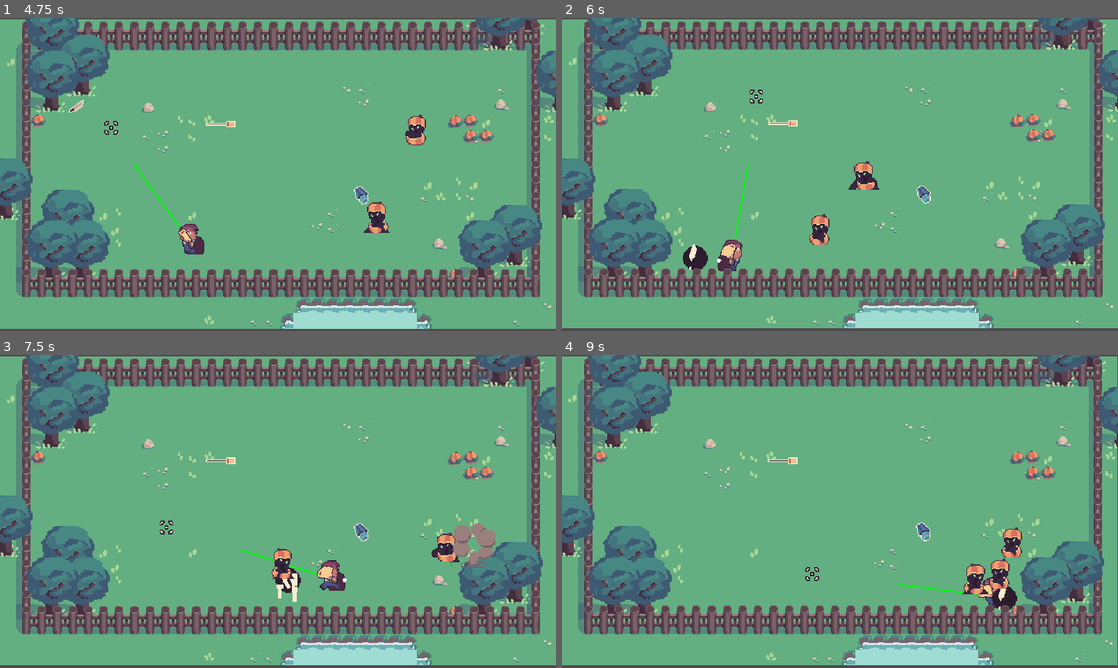
Above: before the commit, frames 1-4 (two rows, left to right).
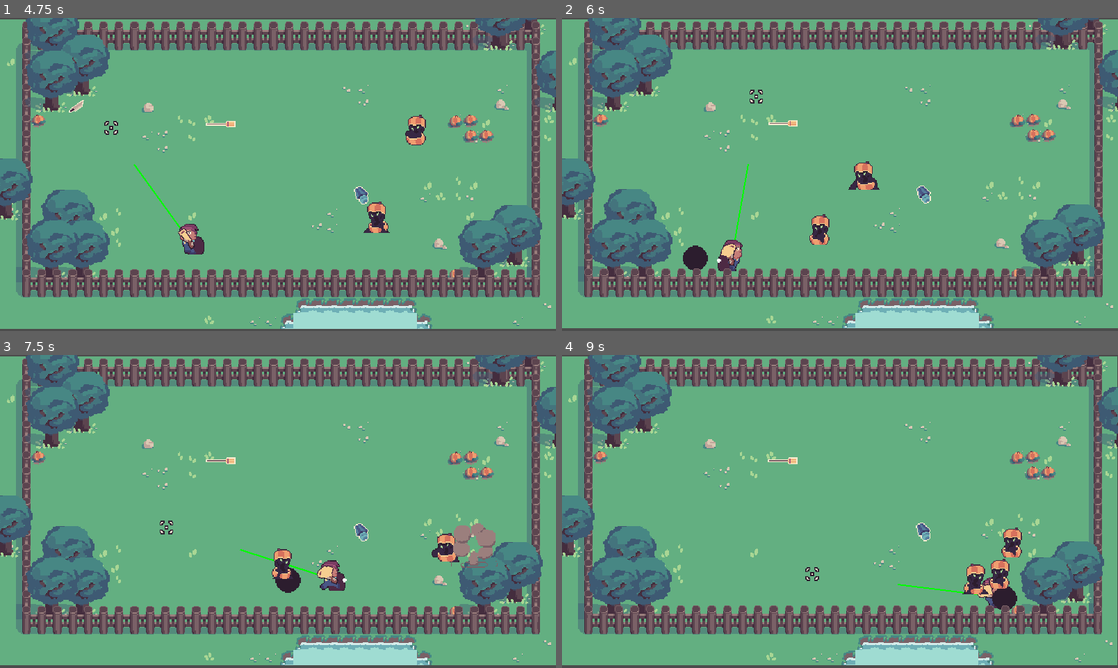
Above: after the commit, the same moments.

Repository: OceanBoy612/BrackeysJam2021
Game: Godot game, scene res://Code/World.tscn
Same seed, same stepped clock (60 frames per second), same inputs: the game is played once before the commit and once after it.
Inputs (mouse positions are in pixels of both pictures, inside the frame that each line leads up to):
- Up to frame 1 (4.75 s): move the mouse to (400, 158) at 0.52 s; press the mouse at (400, 158) at 0.53 s; hold Right (ui_right) 0.53-1.28 s; move the mouse to (166, 190) at 1.27 s; release the mouse at (166, 190) at 1.28 s; hold Down (ui_down) 1.28-2.03 s; click (166, 190) at 1.35 s; move the mouse to (333, 105) at 2.02 s; press the mouse at (333, 105) at 2.03 s; hold Right (ui_right) 2.03-2.78 s; move the mouse to (250, 237) at 2.77 s; release the mouse at (250, 237) at 2.78 s; hold Up (ui_up) 2.78-3.53 s; click (250, 237) at 2.85 s; move the mouse to (444, 221) at 3.52 s; press the mouse at (444, 221) at 3.53 s; hold Left (ui_left) from 3.53 s (still down); move the mouse to (111, 127) at 4.27 s; release the mouse at (111, 127) at 4.28 s; click (111, 127) at 4.35 s
- Up to frame 2 (6 s): move the mouse to (867, 174) at 5.02 s; release Left (ui_left) at 5.03 s; press the mouse at (867, 174) at 5.03 s; hold Down (ui_down) 5.03-5.78 s; move the mouse to (756, 96) at 5.77 s; release the mouse at (756, 96) at 5.78 s; hold Right (ui_right) from 5.78 s (still down); click (756, 96) at 5.85 s
- Up to frame 3 (7.5 s): move the mouse to (400, 495) at 6.52 s; release Right (ui_right) at 6.53 s; press the mouse at (400, 495) at 6.53 s; hold Up (ui_up) 6.53-7.28 s; move the mouse to (166, 527) at 7.27 s; release the mouse at (166, 527) at 7.28 s; hold Right (ui_right) from 7.28 s (still down); click (166, 527) at 7.35 s
- Up to frame 4 (9 s): move the mouse to (895, 442) at 8.02 s; release Right (ui_right) at 8.03 s; press the mouse at (895, 442) at 8.03 s; hold Down (ui_down) 8.03-8.78 s; move the mouse to (812, 574) at 8.77 s; release the mouse at (812, 574) at 8.78 s; hold Left (ui_left) from 8.78 s (still down); click (812, 574) at 8.85 s

Frame 1 is identical in both runs. In frame 2, less than 0.1% of the frame differs, in the area x 22-25%, y 72-81%; in frame 3, 0.1%, in the area x 49-54%, y 69-79%; in frame 4, less than 0.1%.

Commit message:
Added break sound to bullets

Diff:
--- a/src/Code/Bullets/GenericBullet.gd
+++ b/src/Code/Bullets/GenericBullet.gd
@@ -10,6 +10,7 @@
 export var time_alive: float = 1.0
 export var shot_cone = 0.0 # 0 means perfectly accurate, 30 means bullets can go anywhere in a 30 degree cone
 export var rotate = true
+export var break_sound: AudioStream
 
 
 onready var fragment_tscn = preload("res://Code/Fragmentation/Fragment.tscn")
@@ -59,7 +60,8 @@
 
 	var fragment = fragment_tscn.instance()
 	fragment.global_position = global_position
-	fragment.text = $Sprite.texture
+#	fragment.text = $Sprite.texture
+	fragment.init($Sprite.texture, break_sound)
 	get_parent().add_child(fragment)
 
 	queue_free()
--- a/src/Code/Bullets/KnifeBullet.tscn
+++ b/src/Code/Bullets/KnifeBullet.tscn
@@ -1,11 +1,13 @@
-[gd_scene load_steps=3 format=2]
+[gd_scene load_steps=4 format=2]
 
 [ext_resource path="res://Code/Bullets/GenericBullet.tscn" type="PackedScene" id=1]
 [ext_resource path="res://Art/Pngs/Bullets/Knife.png" type="Texture" id=2]
+[ext_resource path="res://Audio/KNIFE1_BB_sfx.wav" type="AudioStream" id=3]
 
 [node name="KnifeBullet" instance=ExtResource( 1 )]
 speed = 600.0
 time_alive = 3.0
+break_sound = ExtResource( 3 )
 
 [node name="Sprite" parent="." index="1"]
 texture = ExtResource( 2 )
--- a/src/Code/Fragmentation/Fragment.gd
+++ b/src/Code/Fragmentation/Fragment.gd
@@ -9,4 +9,13 @@
 		if child is Sprite:
 			child.texture = text
 
+	$BreakSound.play()
 	$AnimationPlayer.play("fragment2")
+
+
+func init(text: Texture, sound: AudioStream):
+	for child in get_children():
+		if child is Sprite:
+			child.texture = text
+
+	$BreakSound.stream = sound
--- a/src/Code/Fragmentation/Fragment.tscn
+++ b/src/Code/Fragmentation/Fragment.tscn
@@ -246,22 +246,20 @@
 
 [node name="Sprite" type="Sprite" parent="."]
 material = ExtResource( 4 )
-position = Vector2( -9.51181, 4.96063 )
+position = Vector2( -11, 0 )
 texture = ExtResource( 2 )
 region_enabled = true
 region_rect = Rect2( 0, 0, 11, 32 )
 
 [node name="Sprite2" type="Sprite" parent="."]
 material = ExtResource( 4 )
-position = Vector2( -2.08347, -5.95275 )
-rotation = -0.491272
 texture = ExtResource( 2 )
 region_enabled = true
 region_rect = Rect2( 11, 0, 11, 32 )
 
 [node name="Sprite3" type="Sprite" parent="."]
 material = ExtResource( 4 )
-position = Vector2( 9.71024, 6.64724 )
+position = Vector2( 11, 0 )
 texture = ExtResource( 2 )
 region_enabled = true
 region_rect = Rect2( 22, 0, 11, 32 )
@@ -269,4 +267,6 @@
 [node name="AnimationPlayer" type="AnimationPlayer" parent="."]
 playback_speed = 2.8
 anims/fragment = SubResource( 1 )
-anims/fragment2 = SubResource( 4 )
+anims/fragment2 = SubResource( 2 )
+
+[node name="BreakSound" type="AudioStreamPlayer2D" parent="."]
--- a/src/Code/Fragmentation/recolor_pixels_shader_material.tres
+++ b/src/Code/Fragmentation/recolor_pixels_shader_material.tres
@@ -5,5 +5,5 @@
 [resource]
 resource_local_to_scene = true
 shader = ExtResource( 1 )
-shader_param/new_color = Plane( 1, 1, 1, 0 )
-shader_param/recolor = true
+shader_param/new_color = Plane( 0.988, 0.925, 0.82, 1 )
+shader_param/recolor = false
Not shown, added: src/Audio/KNIFE1_BB_sfx.wav.import
Not shown: 1 places in src/Code/Fragmentation/Fragment.tscn that only renumber resources
Not shown, added: src/Audio/KNIFE1_BB_sfx.wav
